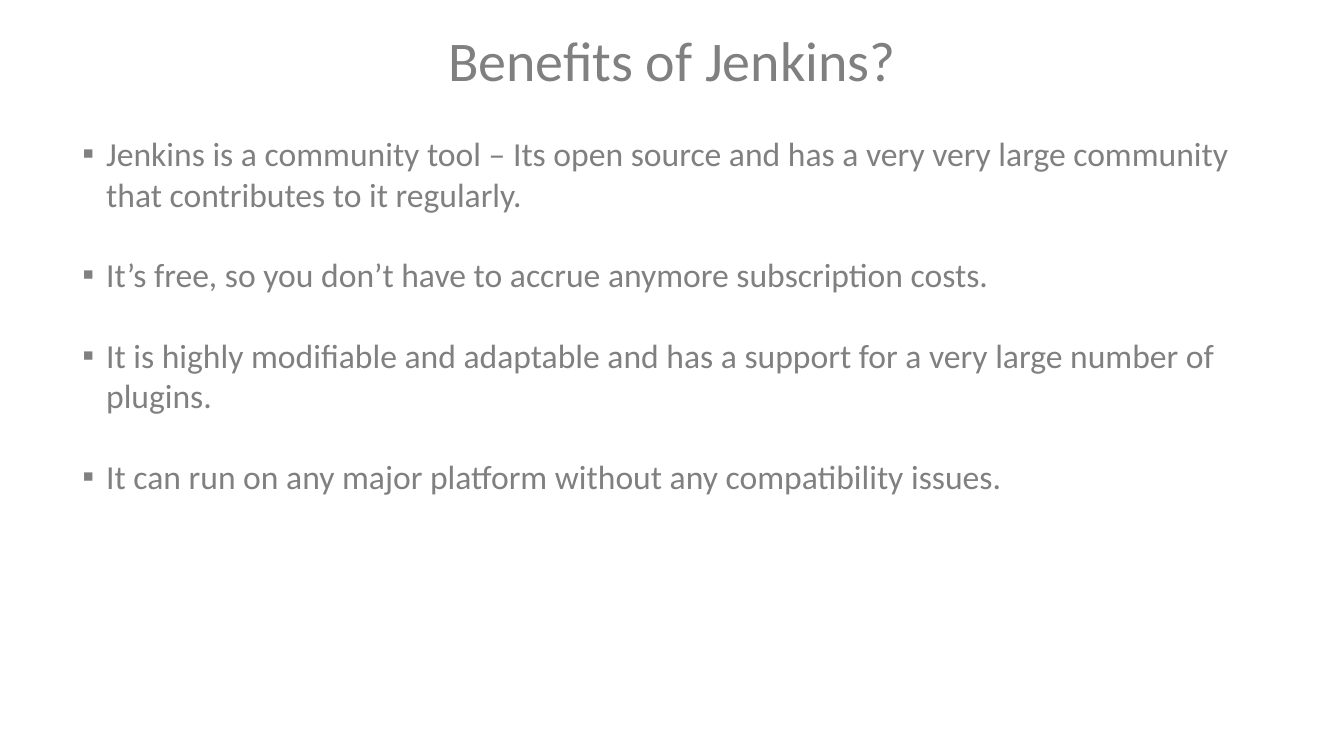
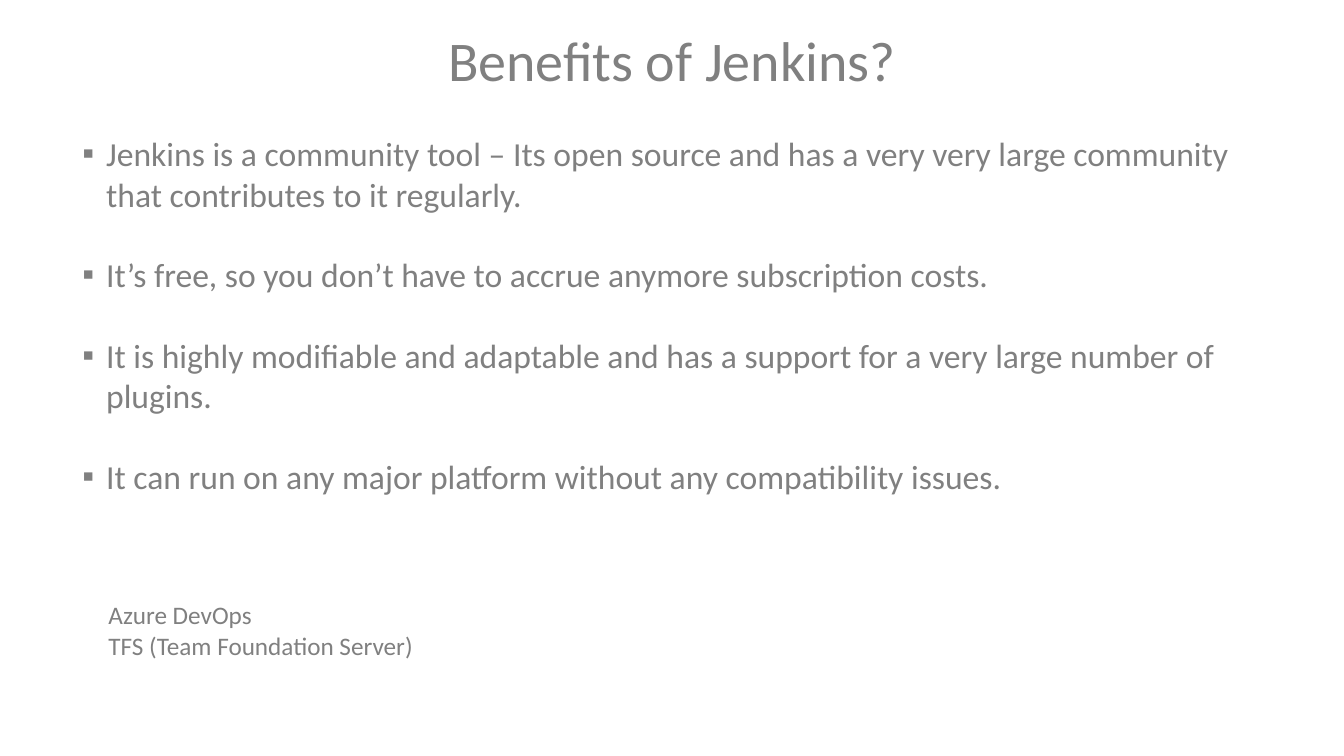
Before and after one commit to VaijinathHarbak/DevOpsDemo, a slide deck: slide 30 of DevOps.pptx. Drawn at 1344x756 pixels with LibreOffice and Linux fonts; fonts in the diff are those of the drawing. Boxes give left, top, right and bottom in pixels: in the first picture for what was removed or moved away, otherwise in the second. Text is boxed around its words. In the diff, an @@ line names an element or a change of style, - is before the commit and + after.

```diff
--- a/DevOps.pptx
+++ b/DevOps.pptx
@@ text added at (108,607,412,658), 18 pt, text #808080 @@
+Azure DevOps
+TFS (Team Foundation Server)
```
Also in this commit, not shown: 21 slides added, 1 other file.
